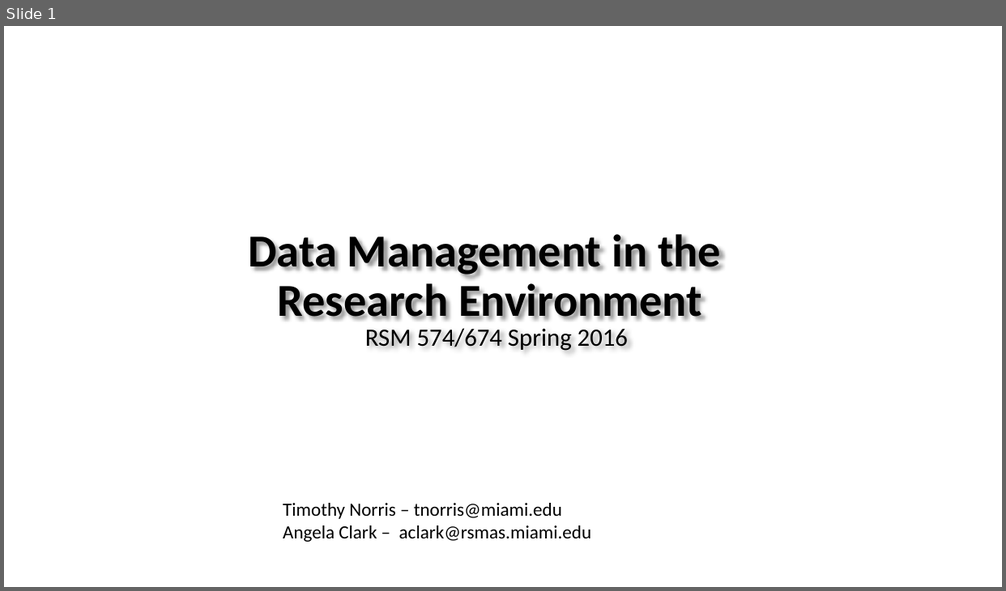
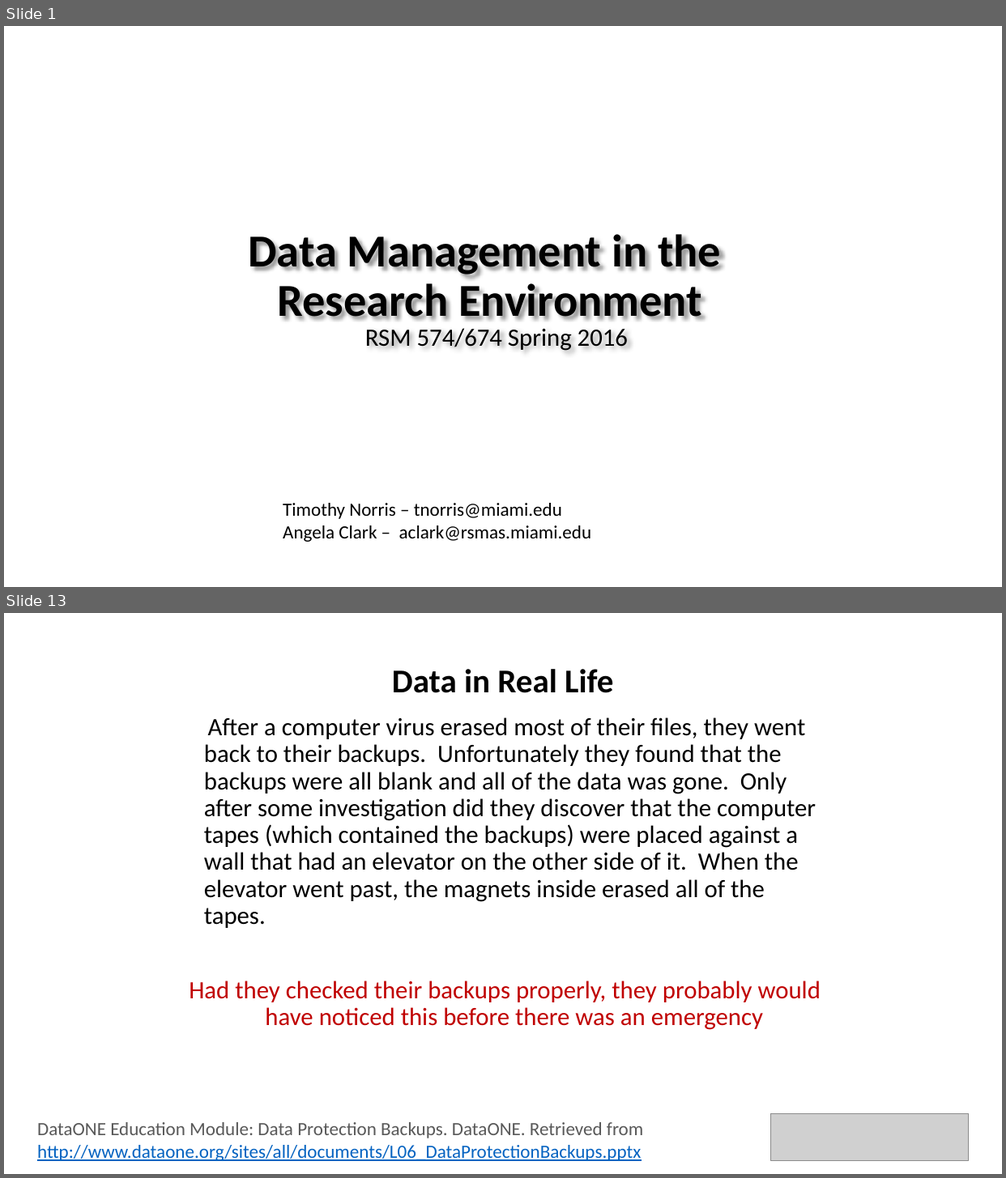
Before and after one commit to tibbben/teaching.data.literacy, a slide deck: UM_DataManagementClass/Lessons/05/05_FirstMeeting.pptx. Shown one above the other, each under a label of ours: slide 1 before the commit, slides 1 and 13 after it; the slides between them are not shown. The pictures are 1006x591 and 1006x1178 pixels, drawn with LibreOffice and Linux fonts; fonts in the diff are those of the drawing; grey boxes stand for pictures; background and template pictures are left out. Boxes give left, top, right and bottom in pixels: in the first picture for what was removed or moved away, otherwise in the second. Text is boxed around its words. In the diff, an @@ line names an element or a change of style, - is before the commit and + after.

```diff
--- a/UM_DataManagementClass/Lessons/05/05_FirstMeeting.pptx
+++ b/UM_DataManagementClass/Lessons/05/05_FirstMeeting.pptx
@@ slide 13 added at <box>4,613,1002,1174</box>, background #FFFFFF @@
@@ title added at <box>392,669,613,693</box>, 32 pt, text #000000, bold @@
+Data in Real Life
@@ text added at <box>189,717,820,1030</box>, 24 pt, text #000000 @@
+After a computer virus erased most of their files, they went back to their backups. Unfortunately they found that the backups were all blank and all of the data was gone. Only after some investigation did they discover that the computer tapes (which contained the backups) were placed against a wall that had an elevator on the other side of it. When the elevator went past, the magnets inside erased all of the tapes.
+Had they checked their backups properly, they probably would have noticed this before there was an emergency
@@ text added at <box>37,1122,643,1161</box>, 18 pt, text #0563C1, underline @@
+DataONE Education Module: Data Protection Backups. DataONE. Retrieved from http://www.dataone.org/sites/all/documents/L06_DataProtectionBackups.pptx
@@ picture added at <box>771,1114,969,1161</box> @@
```
Also in this commit, not shown: 1 slide changed, 34 other slides added, 3 other files.
